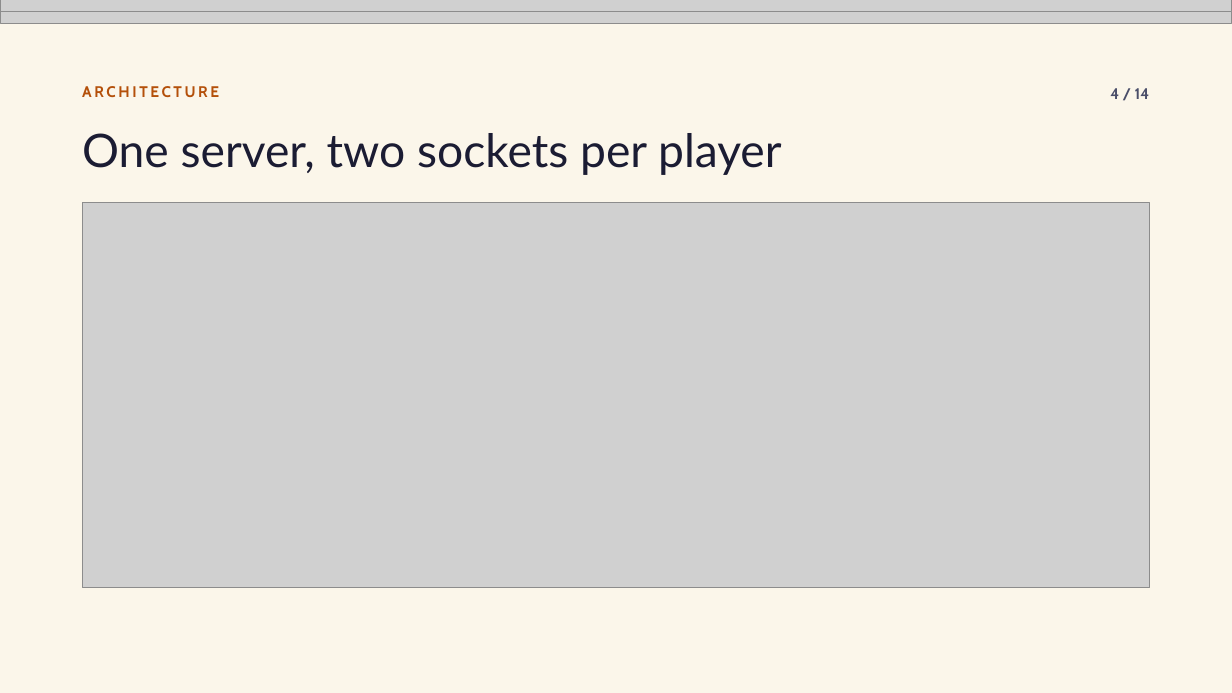
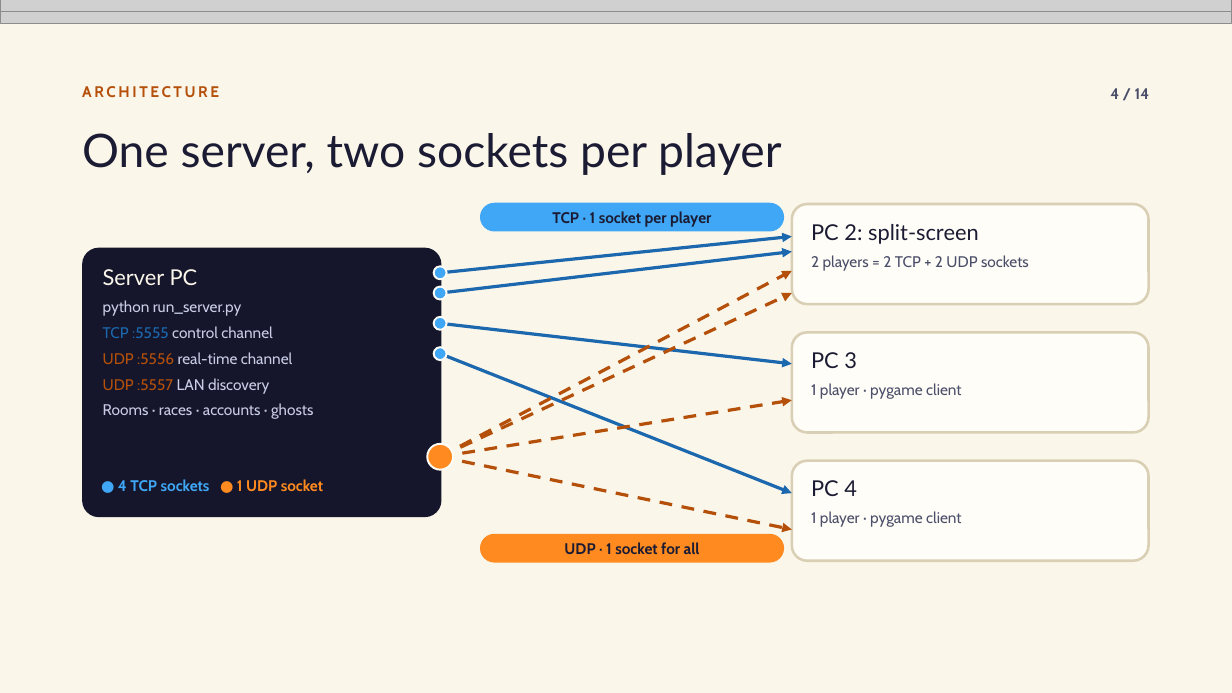
Before and after one commit to BachaBey/Racing-Karts, a slide deck: slide 4 of docs/Turbo Kart Arena – Project 2 (animated).pptx. Drawn at 1232x693 pixels with LibreOffice and Linux fonts; fonts in the diff are those of the drawing; grey boxes stand for pictures. Boxes give left, top, right and bottom in pixels: in the first picture for what was removed or moved away, otherwise in the second. Text is boxed around its words. In the diff, an @@ line names an element or a change of style, - is before the commit and + after.

Commit message:
Presentation slide 4: one TCP socket per player, one shared UDP socket on the server

```diff
--- a/docs/Turbo Kart Arena – Project 2 (animated).pptx
+++ b/docs/Turbo Kart Arena – Project 2 (animated).pptx
@@ picture removed at bbox=[82, 202, 1151, 588] @@
@@ rounded rectangle added at bbox=[792, 204, 1149, 304], fill #FFFDF7, outline #D9CFB5 2 pt @@
@@ arrow added from (440, 273) to (792, 237), #1C68AE 2.5 pt @@
@@ text in rounded rectangle at bbox=[552, 211, 711, 227]: text added @@
+TCP · 1 socket per player
@@ text added at bbox=[811, 224, 979, 244], 17 pt, text #1B1C33 @@
+PC 2: split-screen
@@ text added at bbox=[103, 269, 198, 285], 17 pt, text #FBF6EA @@
+Server PC
@@ ellipse added at bbox=[433, 266, 446, 279], fill #3FA7F5, outline #FFFDF7 1.5 pt @@
@@ arrow added from (440, 293) to (792, 251), #1C68AE 2.5 pt @@
@@ text added at bbox=[811, 255, 1029, 271], 12 pt, text #4A4E69 @@
+2 players = 2 TCP + 2 UDP sockets
@@ ellipse added at bbox=[433, 287, 446, 299], fill #3FA7F5, outline #FFFDF7 1.5 pt @@
@@ arrow added from (440, 457) to (792, 271), #B4500A 2.5 pt dashed @@
@@ arrow added from (440, 457) to (792, 293), #B4500A 2.5 pt dashed @@
@@ text added at bbox=[103, 300, 242, 316], 12 pt, text #C9CCE6 @@
+python run_server.py
@@ text added at bbox=[103, 326, 272, 338], 12 pt, text #C9CCE6 @@
+TCP :5555 control channel
@@ ellipse added at bbox=[433, 317, 446, 330], fill #3FA7F5, outline #FFFDF7 1.5 pt @@
@@ arrow added from (440, 323) to (792, 364), #1C68AE 2.5 pt @@
@@ text added at bbox=[103, 352, 292, 364], 12 pt, text #C9CCE6 @@
+UDP :5556 real-time channel
@@ ellipse added at bbox=[433, 348, 446, 360], fill #3FA7F5, outline #FFFDF7 1.5 pt @@
@@ arrow added from (440, 354) to (792, 494), #1C68AE 2.5 pt @@
@@ rounded rectangle added at bbox=[792, 333, 1149, 433], fill #FFFDF7, outline #D9CFB5 2 pt @@
@@ text added at bbox=[811, 352, 857, 368], 17 pt, text #1B1C33 @@
+PC 3
@@ text added at bbox=[103, 378, 269, 394], 12 pt, text #C9CCE6 @@
+UDP :5557 LAN discovery
@@ text added at bbox=[811, 383, 961, 399], 12 pt, text #4A4E69 @@
+1 player · pygame client
@@ text added at bbox=[103, 403, 313, 419], 12 pt, text #C9CCE6 @@
+Rooms · races · accounts · ghosts
@@ arrow added from (440, 457) to (792, 400), #B4500A 2.5 pt dashed @@
@@ ellipse added at bbox=[427, 444, 453, 470], fill #FF8A1F, outline #FFFDF7 1.5 pt @@
@@ text added at bbox=[118, 479, 323, 491], 12 pt, text #3FA7F5, bold @@
+● 4 TCP sockets ● 1 UDP socket
@@ arrow added from (440, 457) to (792, 530), #B4500A 2.5 pt dashed @@
@@ rounded rectangle added at bbox=[792, 461, 1149, 561], fill #FFFDF7, outline #D9CFB5 2 pt @@
@@ text added at bbox=[811, 480, 857, 496], 17 pt, text #1B1C33 @@
+PC 4
@@ rounded rectangle added at bbox=[480, 534, 784, 563], fill #FF8A1F, 12 pt, text #1B1C33, bold @@
+UDP · 1 socket for all
@@ text added at bbox=[811, 511, 961, 527], 12 pt, text #4A4E69 @@
+1 player · pygame client
```
